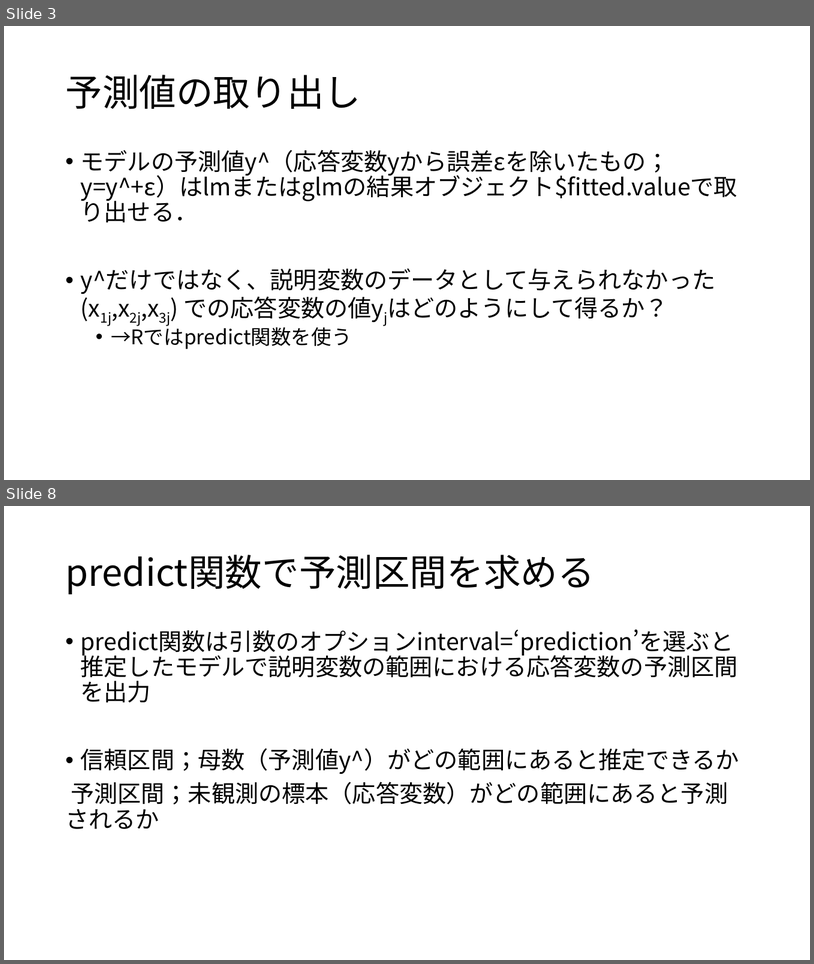
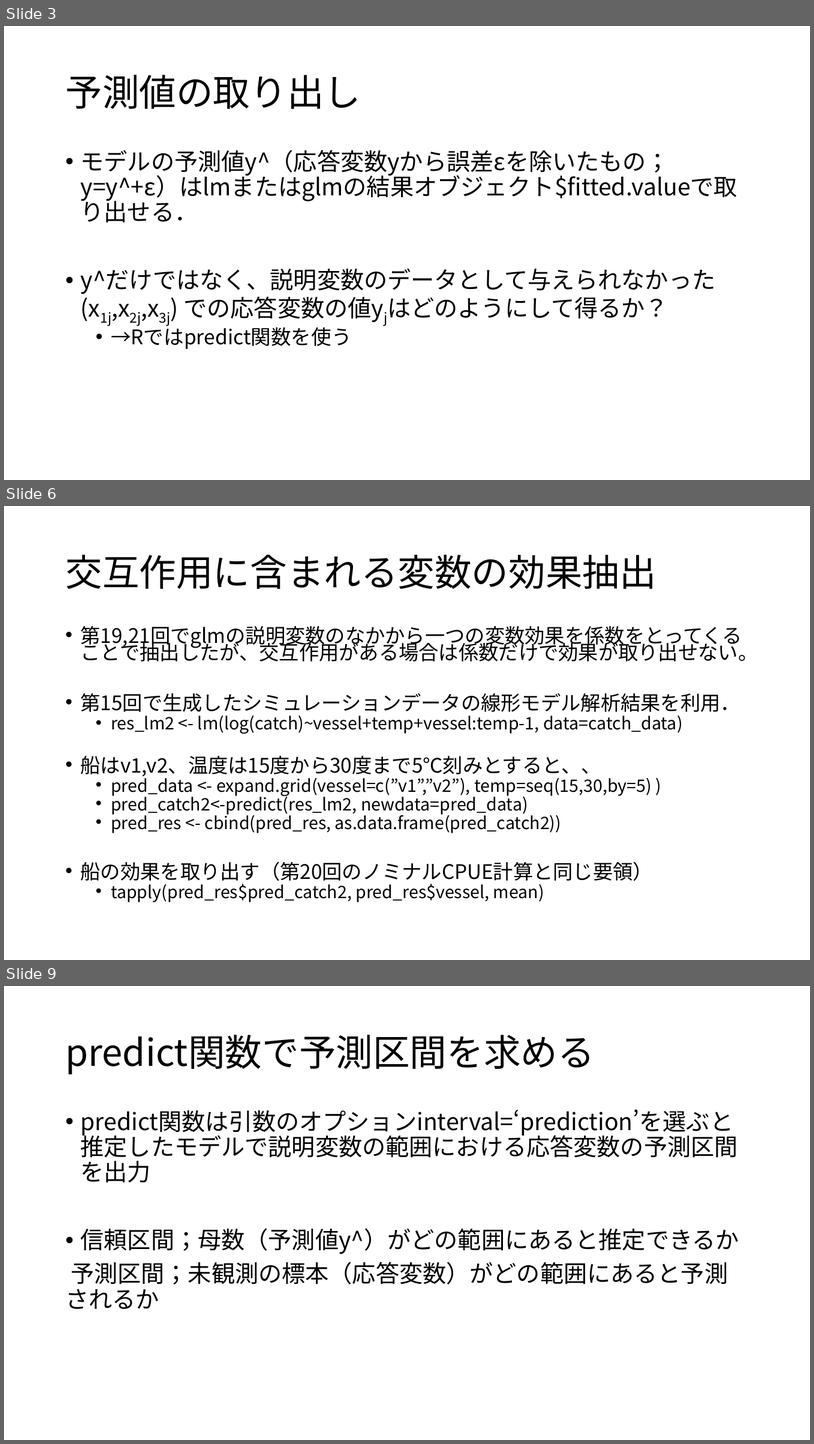
Before and after one commit to KoHMB/Shigen_kensyu_FRA, a slide deck: R/スライド/第23回.pptx. Shown one above the other, each under a label of ours: slides 3 and 8 before the commit, slides 3, 6 and 9 after it; the slides between them are not shown. The pictures are 814x964 and 814x1444 pixels, drawn with LibreOffice and Linux fonts; fonts in the diff are those of the drawing. Boxes give left, top, right and bottom in pixels: in the first picture for what was removed or moved away, otherwise in the second. Text is boxed around its words. In the diff, an @@ line names an element or a change of style, - is before the commit and + after.

```diff
--- a/R/スライド/第23回.pptx
+++ b/R/スライド/第23回.pptx
@@ slide 6 added at [4, 506, 810, 960], background #FFFFFF @@
@@ title added at [65, 555, 656, 589], 44 pt, text #000000 @@
+交互作用に含まれる変数の効果抽出
@@ text added at [81, 626, 759, 902], 20.4 pt, text #000000 @@
+• 第19,21回でglmの説明変数のなかから一つの変数効果を係数をとってくることで抽出したが、交互作用がある場合は係数だけで効果が取り出せない。
+• 第15回で生成したシミュレーションデータの線形モデル解析結果を利用．
+  • res_lm2 <- lm(log(catch)~vessel+temp+vessel:temp-1, data=catch_data)
+• 船はv1,v2、温度は15度から30度まで5℃刻みとすると、、
+  • pred_data <- expand.grid(vessel=c(”v1”,”v2”), temp=seq(15,30,by=5) )
+  • pred_catch2<-predict(res_lm2, newdata=pred_data)
+  • pred_res <- cbind(pred_res, as.data.frame(pred_catch2))
+• 船の効果を取り出す（第20回のノミナルCPUE計算と同じ要領）
+  • tapply(pred_res$pred_catch2, pred_res$vessel, mean)
@@ what was slide 8 is now slide 9 @@
```
Also in this commit, not shown: 4 slides changed, 9 other files.
